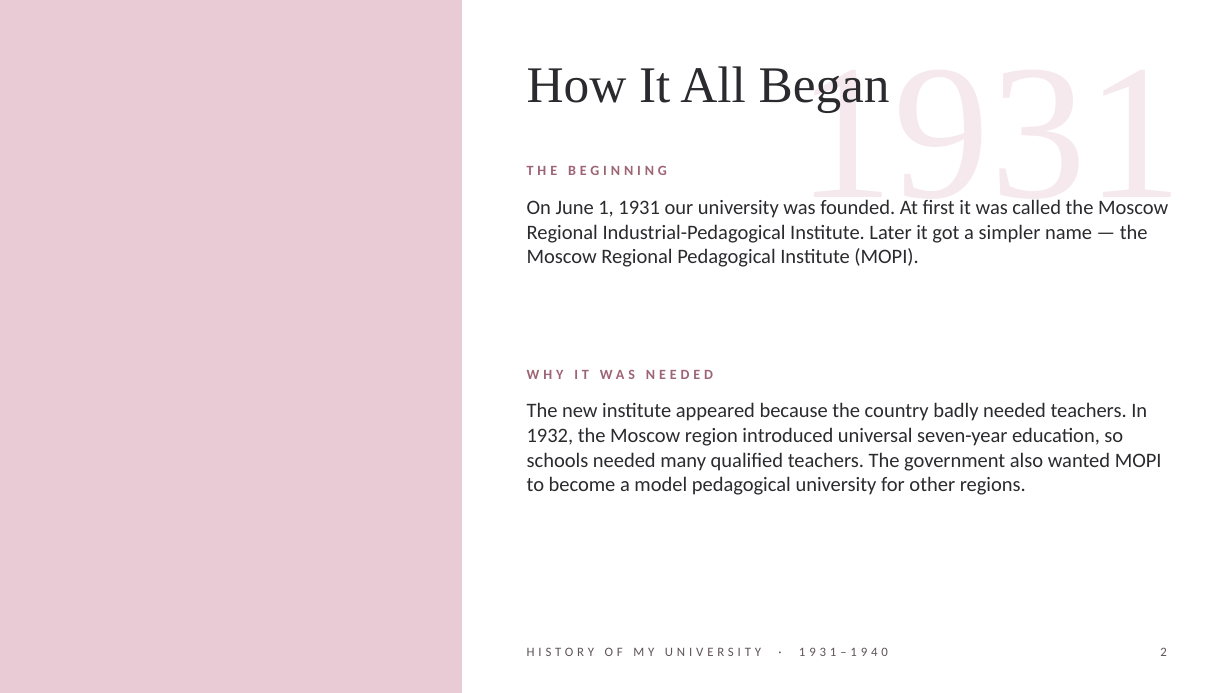
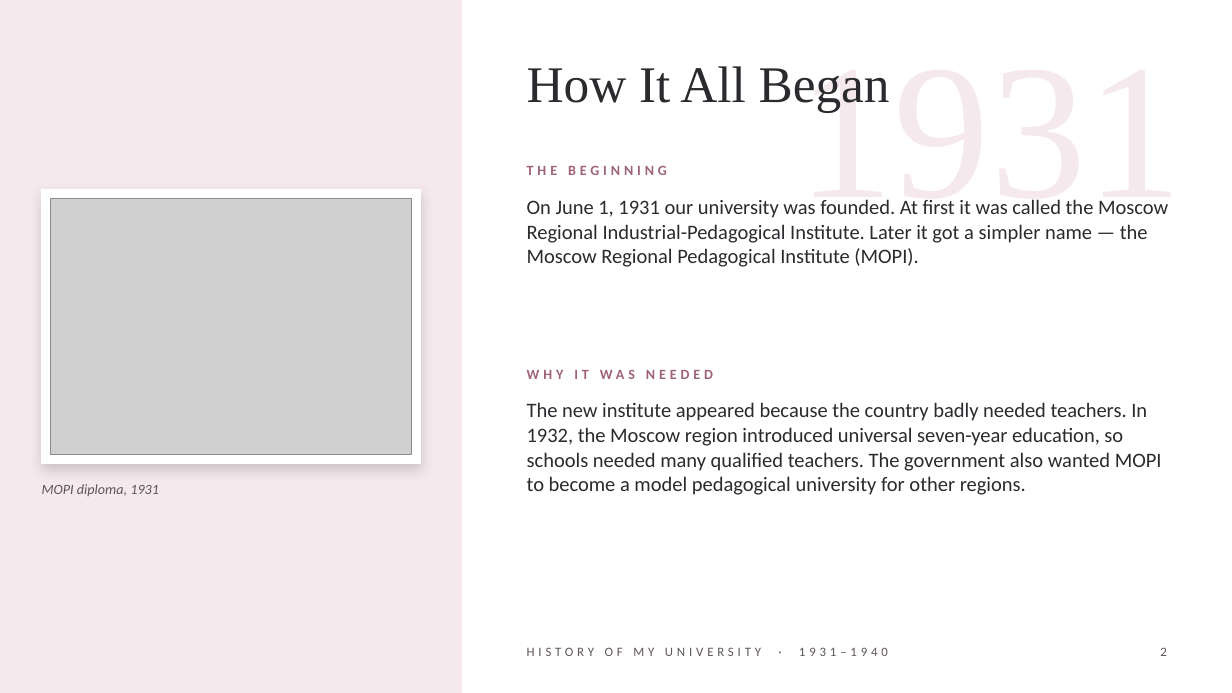
Before and after one commit to gtssummer/paintbot, a slide deck: slide 2 of presentation/MOPI_History_1931-1940.pptx. Drawn at 1232x693 pixels with LibreOffice and Linux fonts; fonts in the diff are those of the drawing; grey boxes stand for pictures. Boxes give left, top, right and bottom in pixels: in the first picture for what was removed or moved away, otherwise in the second. Text is boxed around its words. In the diff, an @@ line names an element or a change of style, - is before the commit and + after.

```diff
--- a/presentation/MOPI_History_1931-1940.pptx
+++ b/presentation/MOPI_History_1931-1940.pptx
@@ rectangle at [0, 0, 462, 693]: fill #E8CBD4 to #F6E9ED @@
@@ rectangle added at [42, 189, 421, 464], fill #FFFFFF, outline #FFFFFF 1 pt @@
@@ picture added at [51, 199, 411, 455] @@
@@ text added at [42, 484, 159, 496], 11 pt, text #5E5459, italic @@
+MOPI diploma, 1931
```
Also in this commit, not shown: 5 other slides changed, 18 other files.
